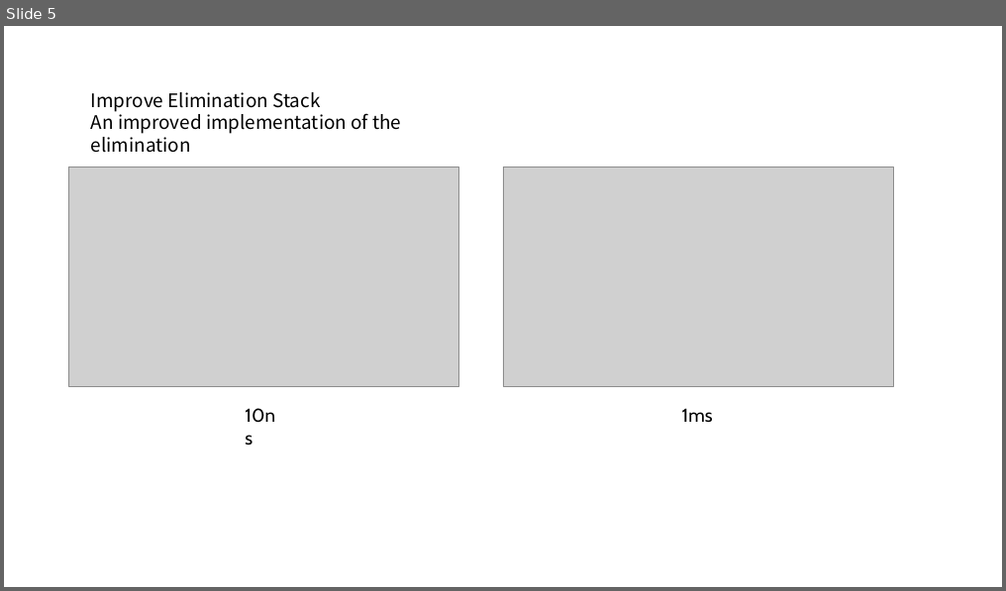
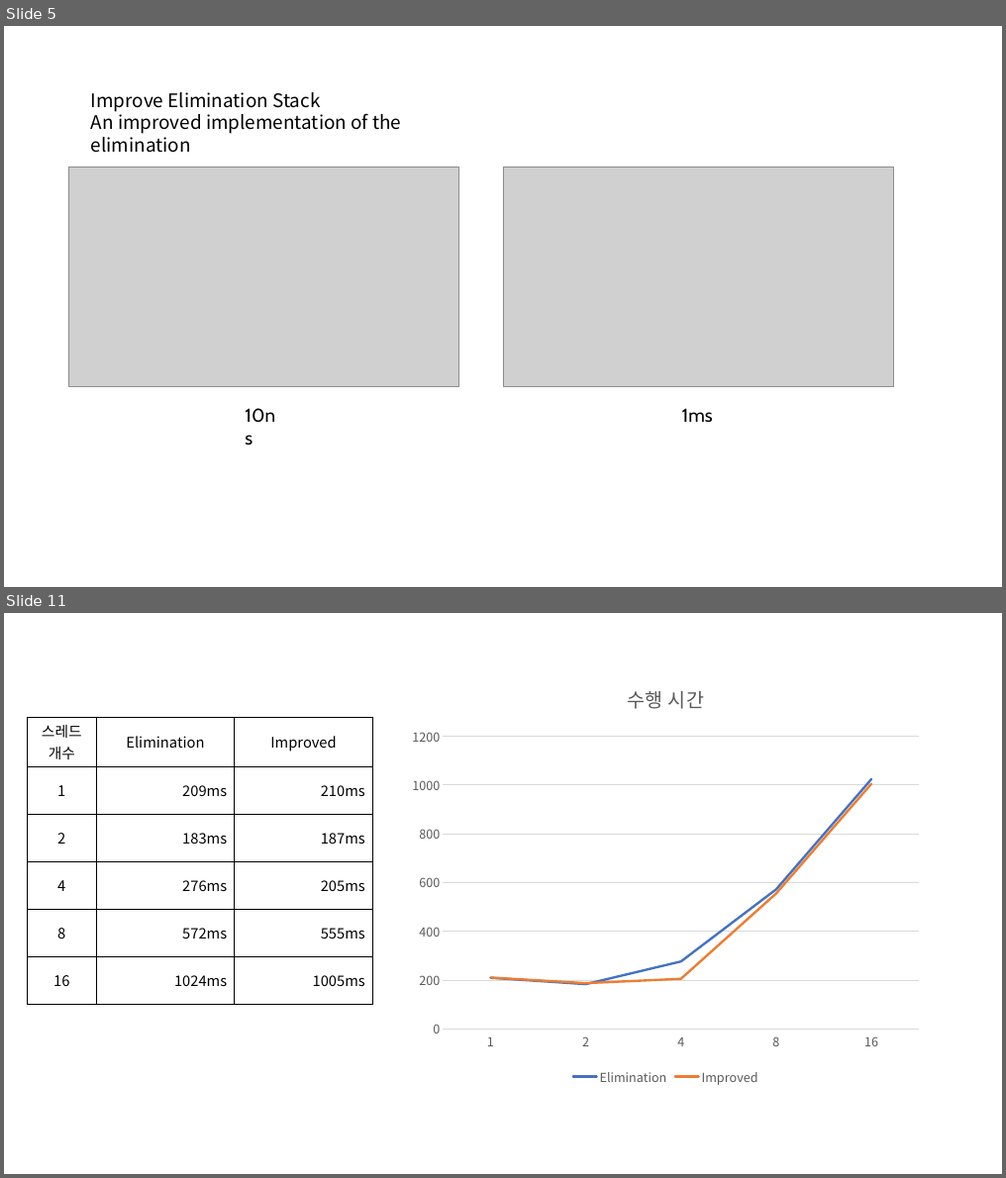
Before and after one commit to niche0905/MultiThreadStudy, a slide deck: 참고자료/결과 자료.pptx. Shown one above the other, each under a label of ours: slide 5 before the commit, slides 5 and 11 after it; the slides between them are not shown. The pictures are 1006x591 and 1006x1178 pixels, drawn with LibreOffice and Linux fonts; fonts in the diff are those of the drawing; grey boxes stand for pictures. Boxes give left, top, right and bottom in pixels: in the first picture for what was removed or moved away, otherwise in the second. Text is boxed around its words. In the diff, an @@ line names an element or a change of style, - is before the commit and + after.

```diff
--- a/참고자료/결과 자료.pptx
+++ b/참고자료/결과 자료.pptx
@@ slide 11 added at (x1=4, y1=613, x2=1002, y2=1174), background #FFFFFF @@
@@ line chart added at (x1=402, y1=666, x2=930, y2=1089) @@
+title "수행 시간 "
+categories: 1, 2, 4, 8, 16
+Elimination: 210, 180, 280, 570, 1020
+Improved: 210, 190, 200, 560, 1000
@@ table added at (x1=27, y1=717, x2=373, y2=1002), 6 rows, 3 columns @@
+스레드 개수 | Elimination | Improved
+1 | 209ms | 210ms
+2 | 183ms | 187ms
+4 | 276ms | 205ms
+8 | 572ms | 555ms
+16 | 1024ms | 1005ms
```
Also in this commit, not shown: 5 slides changed, 8 other slides added.
